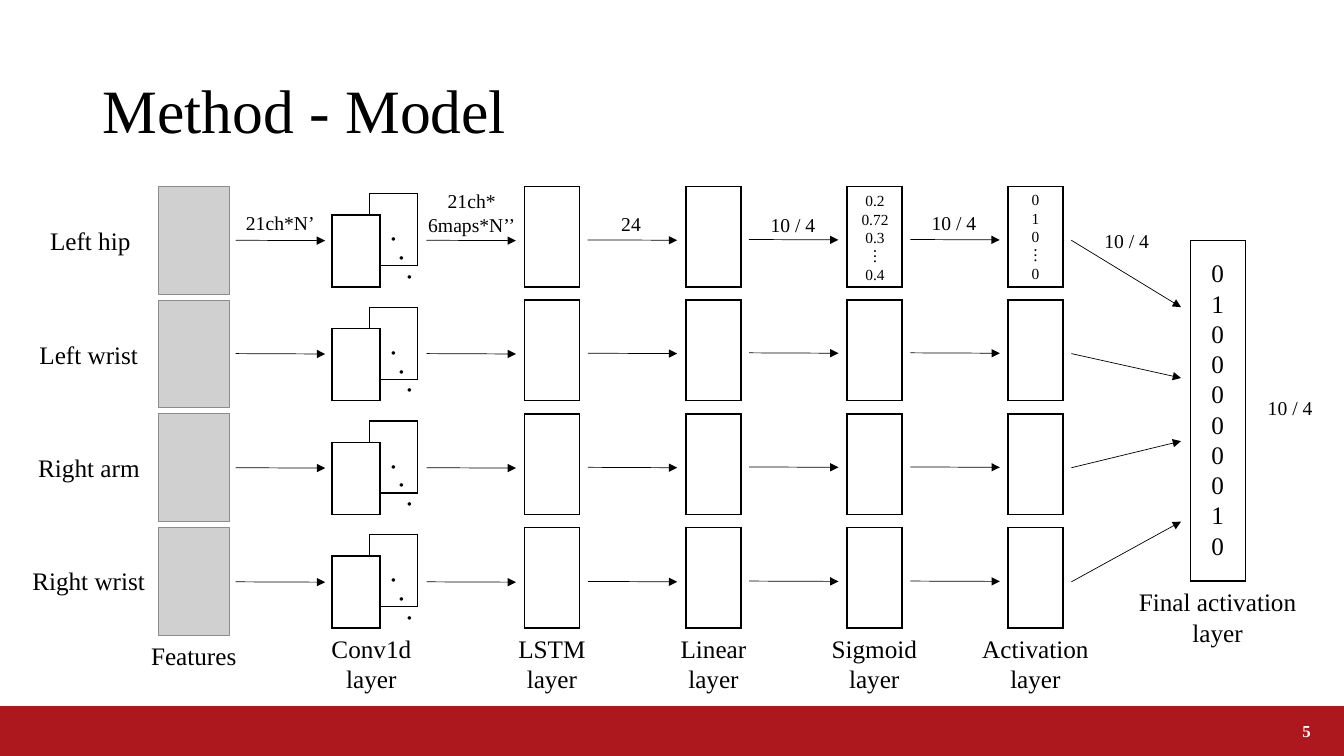
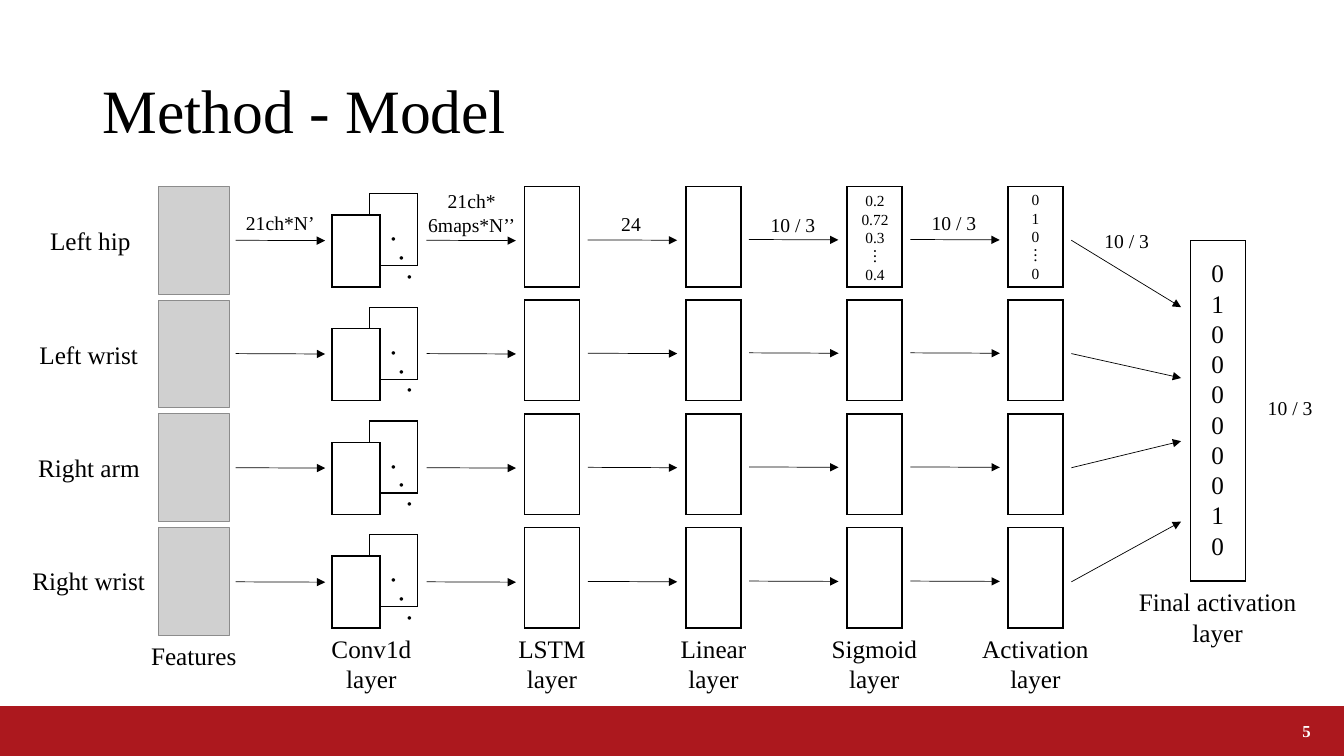
Before and after one commit to a2h1r0/lab, a slide deck: slide 5 of paper/ABC2020CookingChallenge/ABC2020_Fujii.pptx. Drawn at 1344x756 pixels with LibreOffice and Linux fonts; fonts in the diff are those of the drawing; grey boxes stand for pictures; background and template pictures are left out. Boxes give left, top, right and bottom in pixels: in the first picture for what was removed or moved away, otherwise in the second. Text is boxed around its words. In the diff, an @@ line names an element or a change of style, - is before the commit and + after.

```diff
--- a/paper/ABC2020CookingChallenge/ABC2020_Fujii.pptx
+++ b/paper/ABC2020CookingChallenge/ABC2020_Fujii.pptx
@@ text at <box>771,219,815,233</box>: text changed @@
-10 / 4
+10 / 3
@@ text at <box>932,217,976,231</box>: text changed @@
-10 / 4
+10 / 3
@@ text at <box>1104,235,1149,249</box>: text changed @@
-10 / 4
+10 / 3
@@ text at <box>1268,402,1313,416</box>: text changed @@
-10 / 4
+10 / 3
```
Also in this commit, not shown: 1 slide added.
